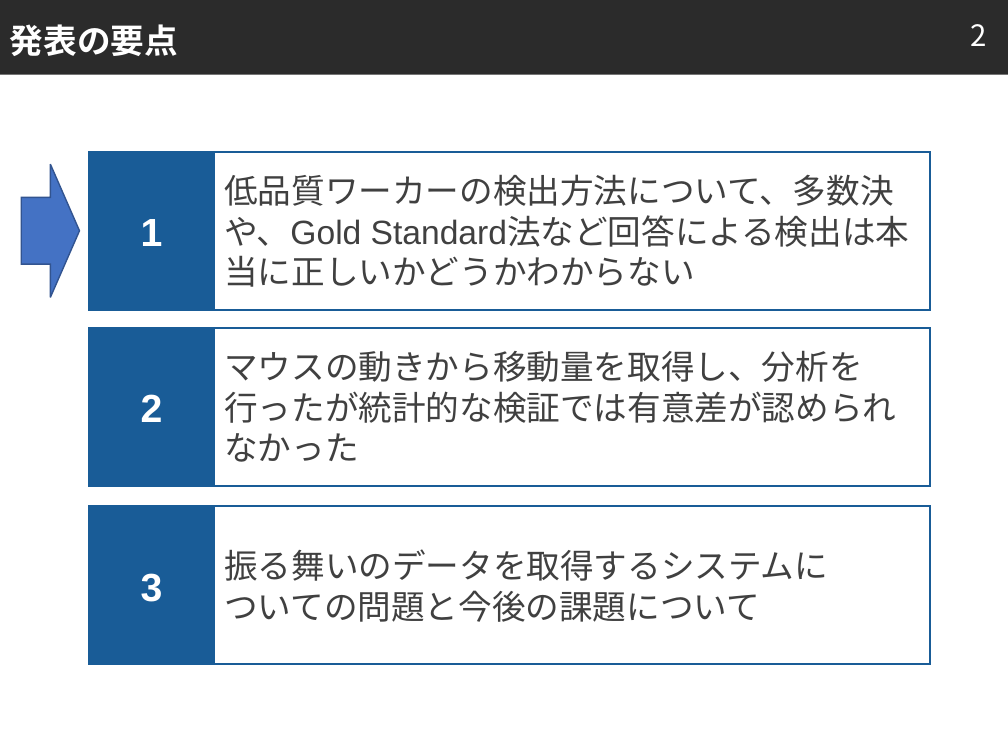
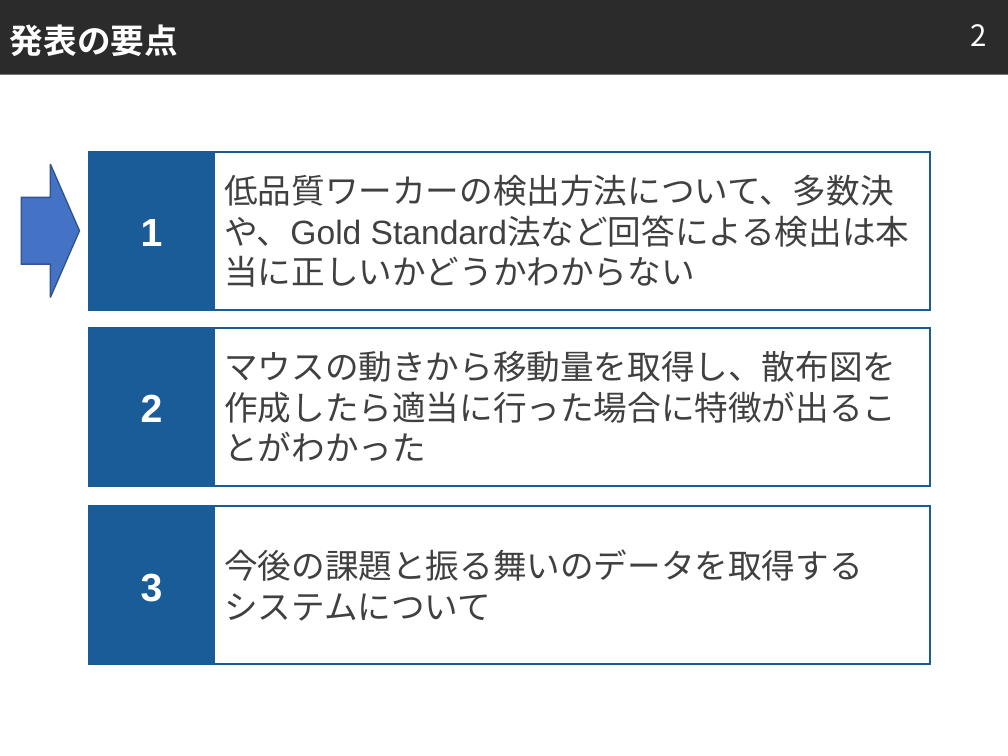
Before and after one commit to tomoya-mikami/task2, a slide deck: slide 2 of slide/presentation.pptx. Drawn at 1008x756 pixels with LibreOffice and Linux fonts; fonts in the diff are those of the drawing; background and template pictures are left out; a plain dark background stands for a picture behind light text. Boxes give left, top, right and bottom in pixels: in the first picture for what was removed or moved away, otherwise in the second. Text is boxed around its words. In the diff, an @@ line names an element or a change of style, - is before the commit and + after.

```diff
--- a/slide/presentation.pptx
+++ b/slide/presentation.pptx
@@ text in rectangle at (224,351,896,462): text changed @@
-マウスの動きから移動量を取得し、分析を行ったが統計的な検証では有意差が認められなかった
+マウスの動きから移動量を取得し、散布図を作成したら適当に行った場合に特徴が出ることがわかった
@@ text in rectangle at (224,549,862,621): text changed @@
-振る舞いのデータを取得するシステムに
-ついての問題と今後の課題について
+今後の課題と振る舞いのデータを取得する
+システムについて
```
Also in this commit, not shown: 5 other slides changed, 1 other file.
